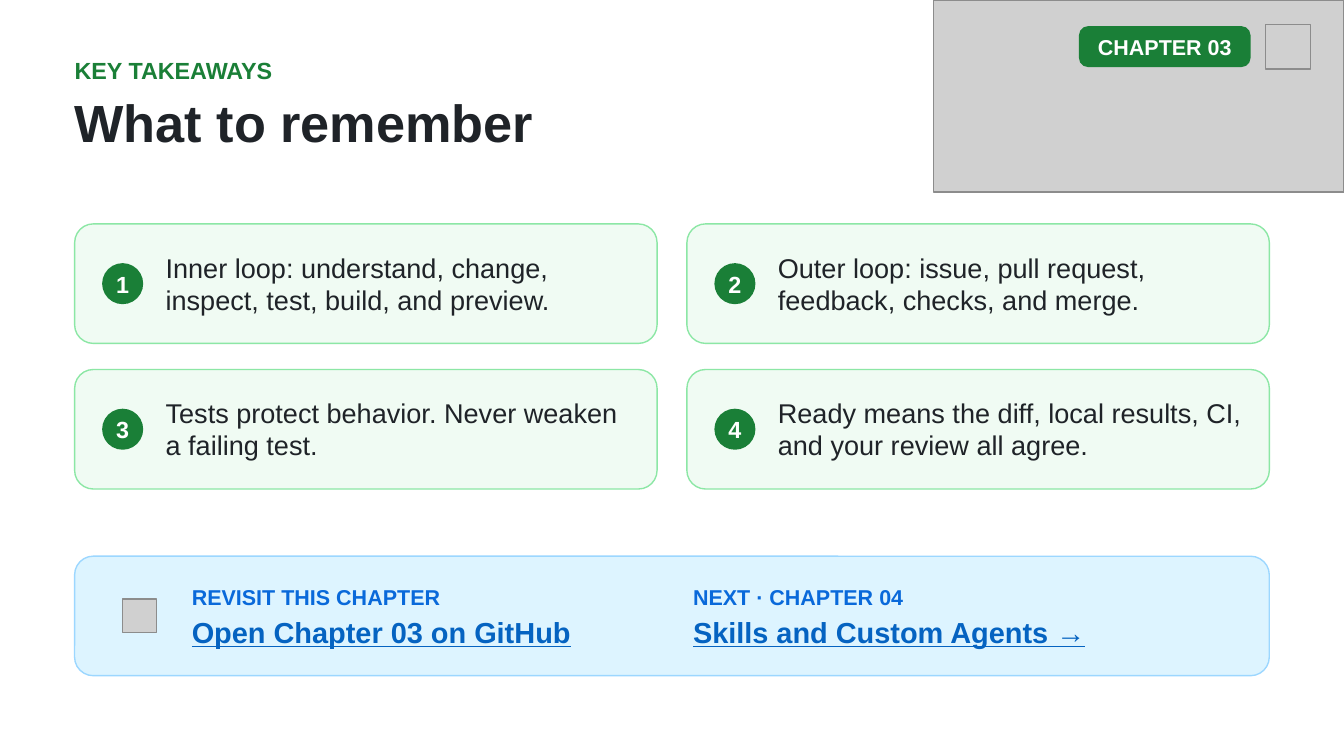
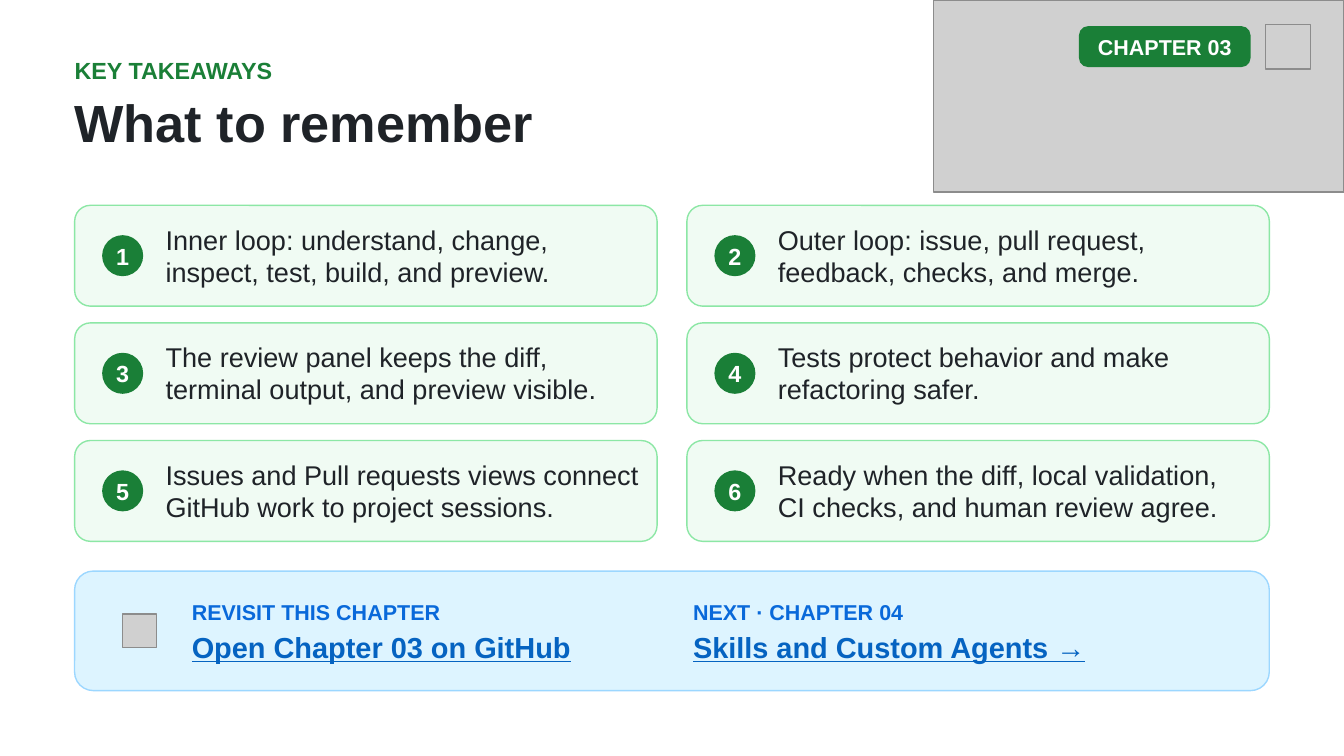
Before and after one commit to github/copilot-app-for-beginners, a slide deck: slide 19 of slides/03-development-workflows.pptx. Drawn at 1344x756 pixels with LibreOffice and Linux fonts; fonts in the diff are those of the drawing; grey boxes stand for pictures. Boxes give left, top, right and bottom in pixels: in the first picture for what was removed or moved away, otherwise in the second. Text is boxed around its words. In the diff, an @@ line names an element or a change of style, - is before the commit and + after.

```diff
--- a/slides/03-development-workflows.pptx
+++ b/slides/03-development-workflows.pptx
@@ rounded rectangle: place and size @@
-rounded rectangle at (75, 224, 657, 344)
+rounded rectangle at (75, 206, 657, 306)
@@ rounded rectangle: place and size @@
-rounded rectangle at (687, 224, 1269, 344)
+rounded rectangle at (687, 206, 1269, 306)
@@ text "Inner loop: understand, change, inspect, ...": place and size @@
-text "Inner loop: understand, change, inspect, ..." at (166, 258, 549, 314)
+text "Inner loop: understand, change, inspect, ..." at (166, 230, 549, 287)
@@ 2 texts, 2 rounded rectangles: place and size @@
-2 texts, 2 rounded rectangles at (102, 263, 757, 305)
+2 texts, 2 rounded rectangles at (102, 235, 757, 277)
@@ text "Outer loop: issue, pull request, ...": place and size @@
-text "Outer loop: issue, pull request, ..." at (778, 258, 1145, 314)
+text "Outer loop: issue, pull request, ..." at (778, 230, 1145, 287)
@@ rounded rectangle: place and size @@
-rounded rectangle at (75, 370, 657, 489)
+rounded rectangle at (75, 323, 657, 423)
@@ rounded rectangle: place and size @@
-rounded rectangle at (687, 370, 1269, 489)
+rounded rectangle at (687, 323, 1269, 423)
@@ text at (166, 347, 596, 404): text changed @@
-Tests protect behavior. Never weaken a failing test.
+The review panel keeps the diff, terminal output, and preview visible.
@@ 2 texts, 2 rounded rectangles: place and size @@
-2 texts, 2 rounded rectangles at (102, 409, 757, 450)
+2 texts, 2 rounded rectangles at (102, 353, 757, 395)
@@ text added at (778, 347, 1169, 404), 14.5 pt, text #1F2328 @@
+Tests protect behavior and make refactoring safer.
@@ rounded rectangle added at (75, 441, 657, 542), fill #F0FBF3, outline #8CE7A5 0.75 pt @@
@@ rounded rectangle added at (687, 441, 1269, 542), fill #F0FBF3, outline #8CE7A5 0.75 pt @@
@@ rounded rectangle added at (102, 470, 144, 512), fill #1A7F37 @@
@@ text added at (166, 465, 638, 522), 14.5 pt, text #1F2328 @@
+Issues and Pull requests views connect GitHub work to project sessions.
@@ rounded rectangle added at (715, 470, 757, 512), fill #1A7F37 @@
@@ text at (778, 465, 1218, 522): text changed @@
-Ready means the diff, local results, CI, and your review all agree.
+Ready when the diff, local validation, CI checks, and human review agree.
@@ text added at (116, 484, 129, 501), 12.5 pt, text #FFFFFF, bold @@
+5
@@ text added at (728, 483, 741, 501), 12.5 pt, text #FFFFFF, bold @@
+6
@@ 4 texts, 2 rounded rectangles, 1 picture: place and size @@
-4 texts, 2 rounded rectangles, 1 picture at (75, 556, 1270, 676)
+4 texts, 2 rounded rectangles, 1 picture at (75, 571, 1270, 691)
```
Also in this commit, not shown: 10 other slides changed, 7 other files.
